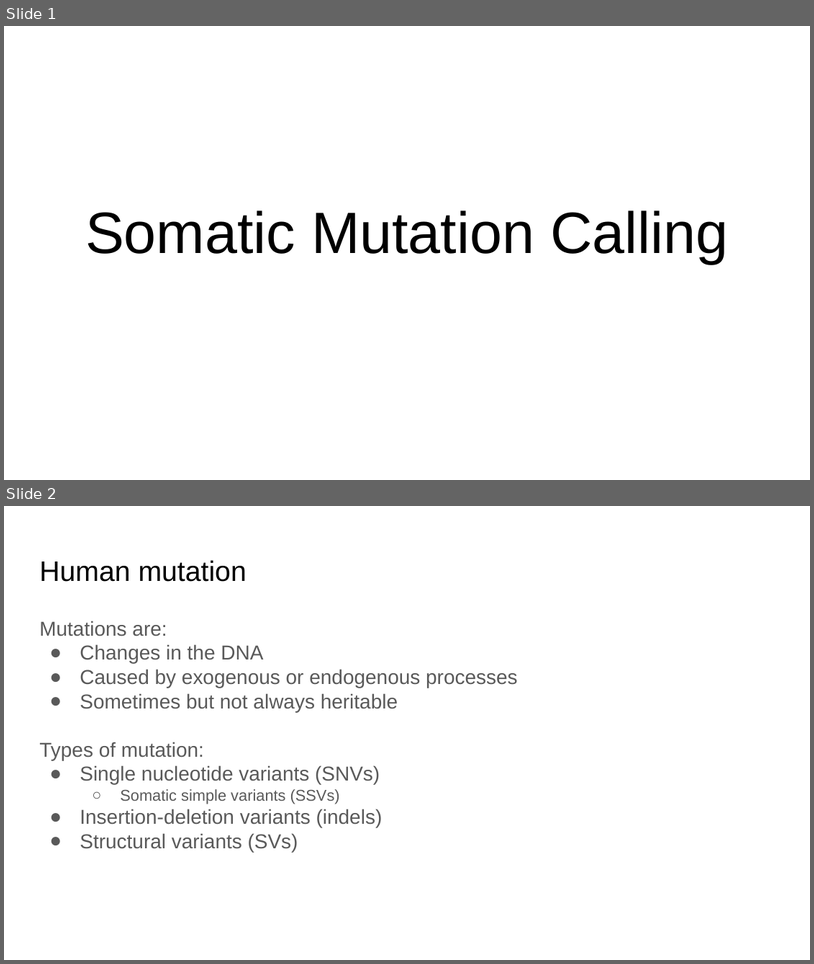
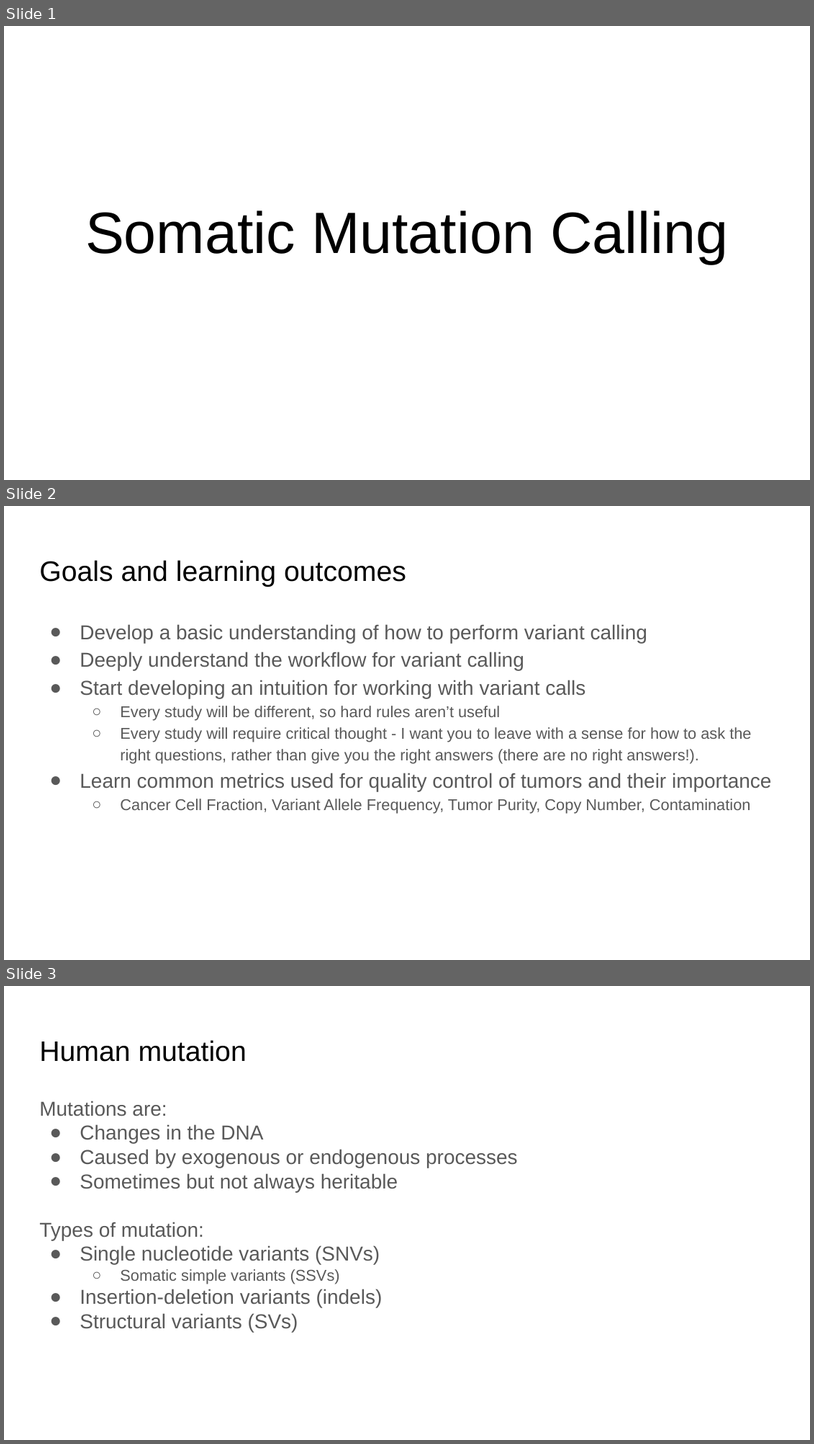
Before and after one commit to WCSCourses/cancer_genome_analysis_africa, a slide deck: modules/Mutation calling/Cancer Genomics Course - Somatic Variant Calling.pptx. Shown one above the other, each under a label of ours: slides 1 and 2 before the commit, slides 1, 2 and 3 after it. The pictures are 814x964 and 814x1444 pixels, drawn with LibreOffice and Linux fonts; fonts in the diff are those of the drawing. Boxes give left, top, right and bottom in pixels: in the first picture for what was removed or moved away, otherwise in the second. Text is boxed around its words. In the diff, an @@ line names an element or a change of style, - is before the commit and + after.

Commit message:
[Mutation calling] Update lecture slides.

```diff
--- a/modules/Mutation calling/Cancer Genomics Course - Somatic Variant Calling.pptx
+++ b/modules/Mutation calling/Cancer Genomics Course - Somatic Variant Calling.pptx
@@ slide 2 added at box(4, 506, 810, 960), background #FFFFFF @@
@@ title added at box(39, 560, 406, 587), 25.2 pt, text #000000 @@
+Goals and learning outcomes
@@ text added at box(80, 624, 772, 813), 14 pt, text #595959 @@
+● Develop a basic understanding of how to perform variant calling
+● Deeply understand the workflow for variant calling
+● Start developing an intuition for working with variant calls
+  ○ Every study will be different, so hard rules aren’t useful
+  ○ Every study will require critical thought - I want you to leave with a sense for how to ask the right questions, rather than give you the right answers (there are no right answers!).
+● Learn common metrics used for quality control of tumors and their importance
+  ○ Cancer Cell Fraction, Variant Allele Frequency, Tumor Purity, Copy Number, Contamination
@@ what was slide 2 is now slide 3 @@
```
Also in this commit, not shown: 8 slides changed, 5 other slides added, 1 other file.
